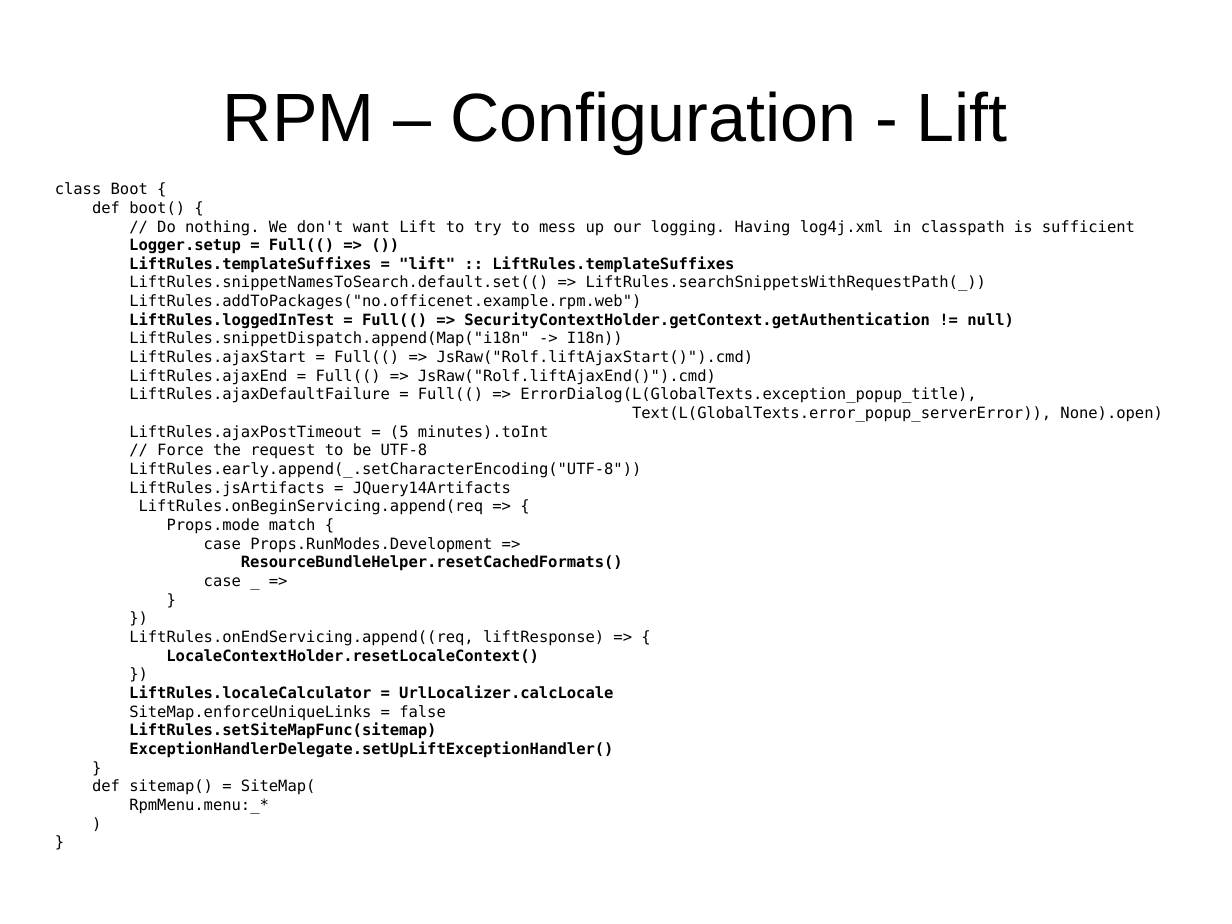
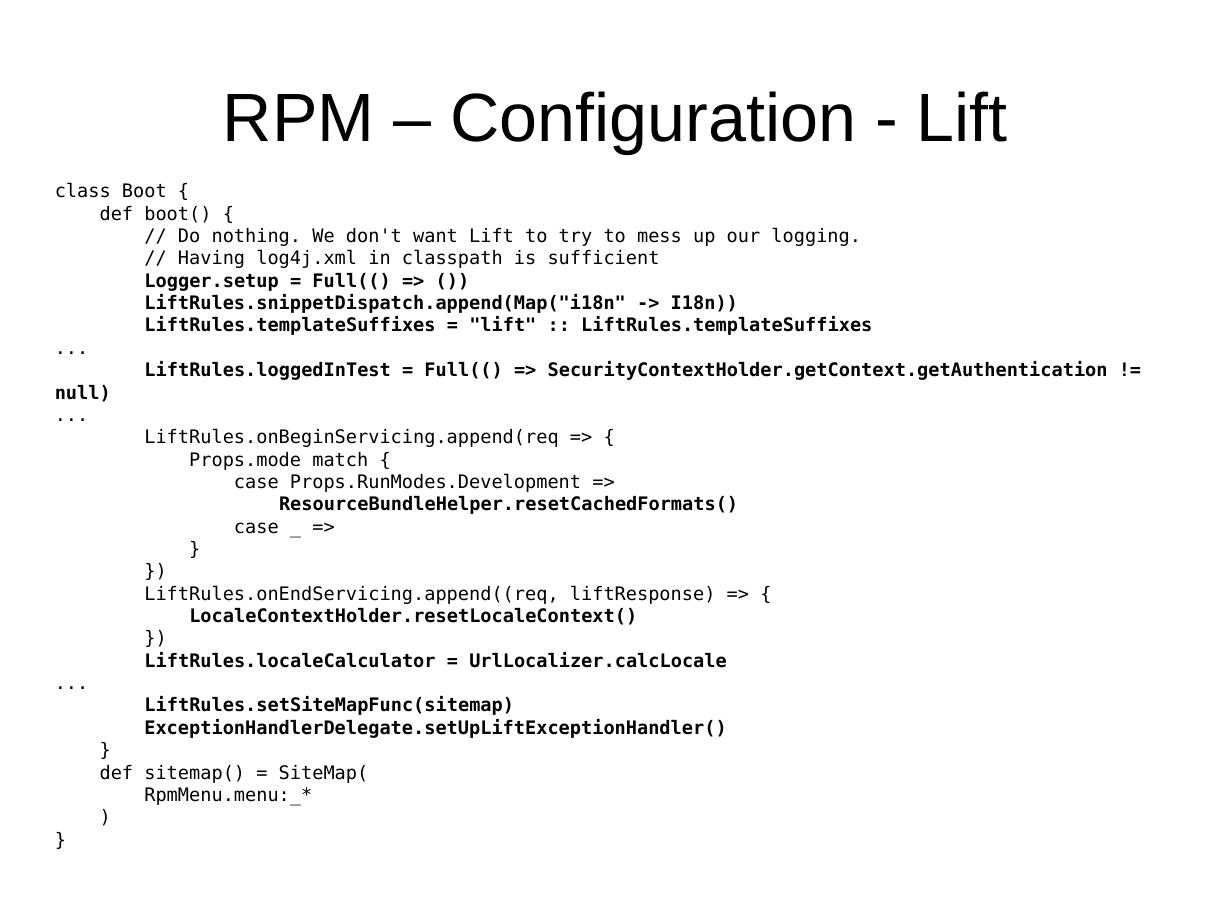
Before and after one commit to andreak/slol-2011, a slide deck: slide 17 of Scala-LiftOff-2011-lift-from-jee-perspective.odp (slide 21 before the commit). Drawn at 1232x924 pixels with LibreOffice and Linux fonts; fonts in the diff are those of the drawing. Boxes give left, top, right and bottom in pixels: in the first picture for what was removed or moved away, otherwise in the second. Text is boxed around its words. In the diff, an @@ line names an element or a change of style, - is before the commit and + after.

```diff
--- a/Scala-LiftOff-2011-lift-from-jee-perspective.odp
+++ b/Scala-LiftOff-2011-lift-from-jee-perspective.odp
@@ text at box(55, 183, 1108, 806): size 10 to 12 pt in "class Boot {", "def boot() {", "Logger.setup = Full(() => ())", "LiftRules.templateSuffixes = "lift" :: LiftRules.templateSuf ..." and 19 more places @@
@@ text at box(178, 227, 861, 268): text changed; size 10 to 12 pt @@
-// Do nothing. We don't want Lift to try to mess up our logging. Having log4j.xml in classpath is sufficient
+// Do nothing. We don't want Lift to try to mess up our logging.
+// Having log4j.xml in classpath is sufficient
@@ text at box(129, 275, 986, 310): text changed; size 10 to 12 pt @@
-LiftRules.snippetNamesToSearch.default.set(() => LiftRules.searchSnippetsWithRequestPath(_))
-LiftRules.addToPackages("no.officenet.example.rpm.web")
+...
@@ text at box(144, 294, 738, 313): paragraph added @@
+LiftRules.snippetDispatch.append(Map("i18n" -> I18n))
@@ text at box(129, 331, 1162, 497): text changed; size 10 to 12 pt @@
-LiftRules.snippetDispatch.append(Map("i18n" -> I18n))
-LiftRules.ajaxStart = Full(() => JsRaw("Rolf.liftAjaxStart()").cmd)
-LiftRules.ajaxEnd = Full(() => JsRaw("Rolf.liftAjaxEnd()").cmd)
-LiftRules.ajaxDefaultFailure = Full(() => ErrorDialog(L(GlobalTexts.exception_popup_title),
-Text(L(GlobalTexts.error_popup_serverError)), None).open)
-LiftRules.ajaxPostTimeout = (5 minutes).toInt
-// Force the request to be UTF-8
-LiftRules.early.append(_.setCharacterEncoding("UTF-8"))
-LiftRules.jsArtifacts = JQuery14Artifacts
+...
@@ text at box(129, 705, 446, 721): text changed; size 10 to 12 pt @@
-SiteMap.enforceUniqueLinks = false
+...
```
Also in this commit, not shown: 24 other slides changed, 6 slides added, 4 slides removed.
